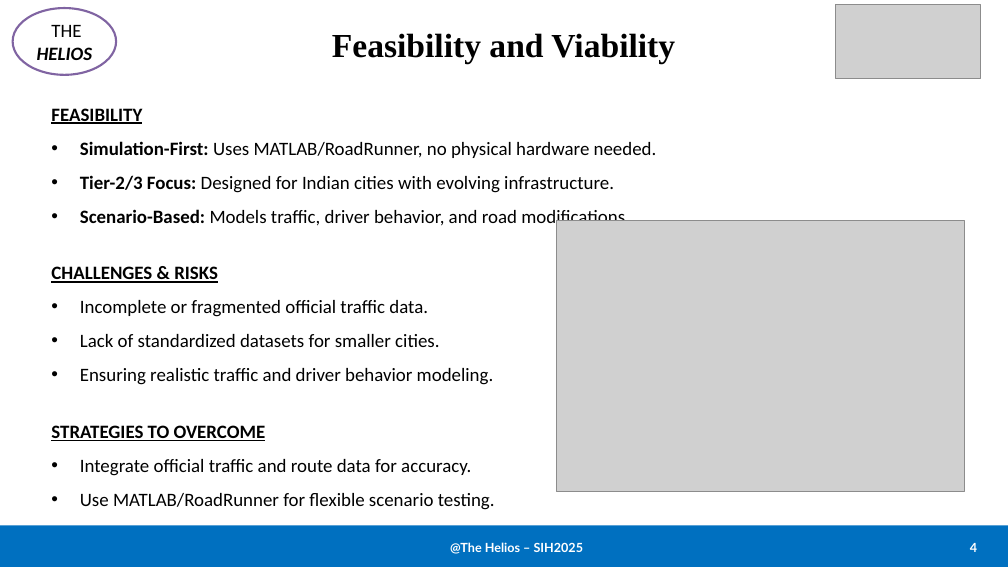
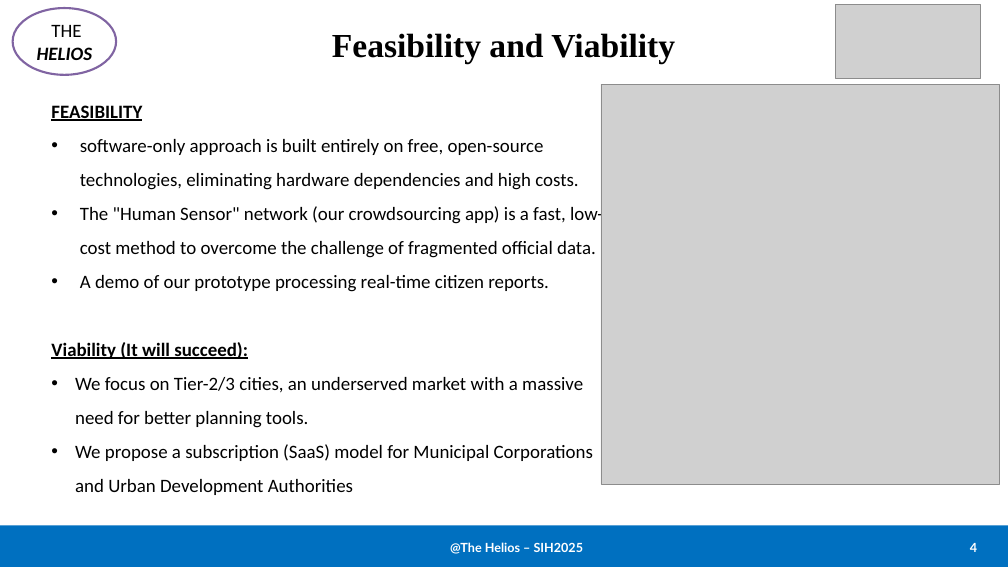
Before and after one commit to vrushal09/URBaNS, a slide deck: slide 4 of Docs/Helios_URBaNS.pptx. Drawn at 1008x567 pixels with LibreOffice and Linux fonts; fonts in the diff are those of the drawing; grey boxes stand for pictures. Boxes give left, top, right and bottom in pixels: in the first picture for what was removed or moved away, otherwise in the second. Text is boxed around its words. In the diff, an @@ line names an element or a change of style, - is before the commit and + after.

```diff
--- a/Docs/Helios_URBaNS.pptx
+++ b/Docs/Helios_URBaNS.pptx
@@ picture: place and size @@
-picture at [557, 220, 964, 492]
+picture at [601, 84, 1000, 484]
@@ text at [51, 139, 603, 495]: text changed @@
-• Simulation-First: Uses MATLAB/RoadRunner, no physical hardware needed.
-• Tier-2/3 Focus: Designed for Indian cities with evolving infrastructure.
-• Scenario-Based: Models traffic, driver behavior, and road modifications.
-CHALLENGES & RISKS
-• Incomplete or fragmented official traffic data.
-• Lack of standardized datasets for smaller cities.
-• Ensuring realistic traffic and driver behavior modeling.
-STRATEGIES TO OVERCOME
-• Integrate official traffic and route data for accuracy.
-• Use MATLAB/RoadRunner for flexible scenario testing.
+• software-only approach is built entirely on free, open-source technologies, eliminating hardware dependencies and high costs.
+• The "Human Sensor" network (our crowdsourcing app) is a fast, low-cost method to overcome the challenge of fragmented official data.
+• A demo of our prototype processing real-time citizen reports.
+Viability (It will succeed):
+• We focus on Tier-2/3 cities, an underserved market with a massive need for better planning tools.
+• We propose a subscription (SaaS) model for Municipal Corporations and Urban Development Authorities
```
Also in this commit, not shown: 4 other slides changed.
